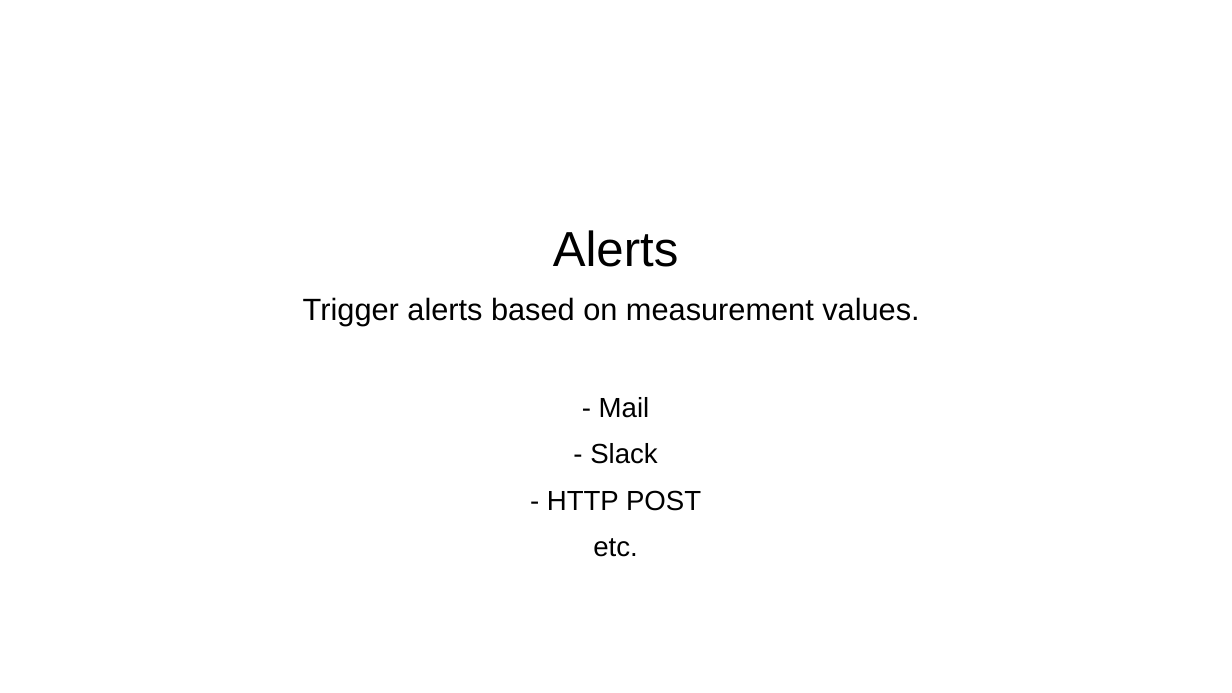
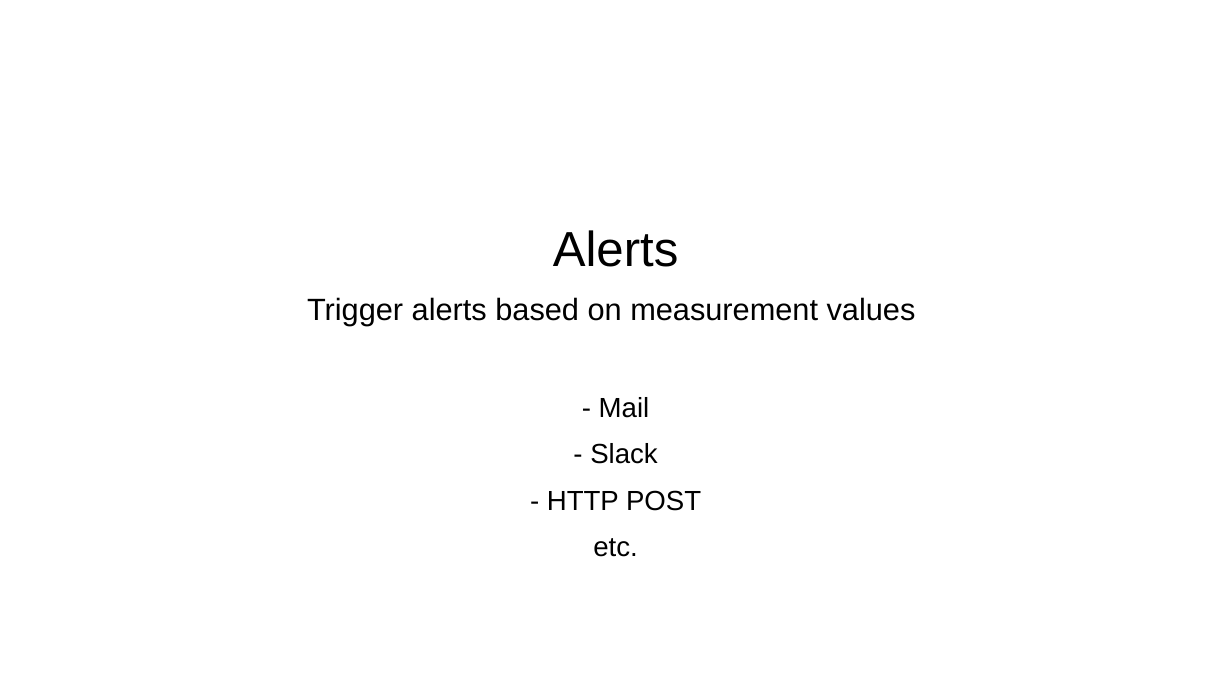
Before and after one commit to skrabbenborg/nosql-talk, a slide deck: slide 13 of presentation/presentation.pptx. Drawn at 1232x693 pixels with LibreOffice and Linux fonts; fonts in the diff are those of the drawing; background and template pictures are left out. Boxes give left, top, right and bottom in pixels: in the first picture for what was removed or moved away, otherwise in the second. Text is boxed around its words. In the diff, an @@ line names an element or a change of style, - is before the commit and + after.

```diff
--- a/presentation/presentation.pptx
+++ b/presentation/presentation.pptx
@@ text at [307,297,916,325]: text changed @@
-Trigger alerts based on measurement values.
+Trigger alerts based on measurement values
```
Also in this commit, not shown: 3 other slides changed, 4 slides added, 4 slides removed, 1 other file.
